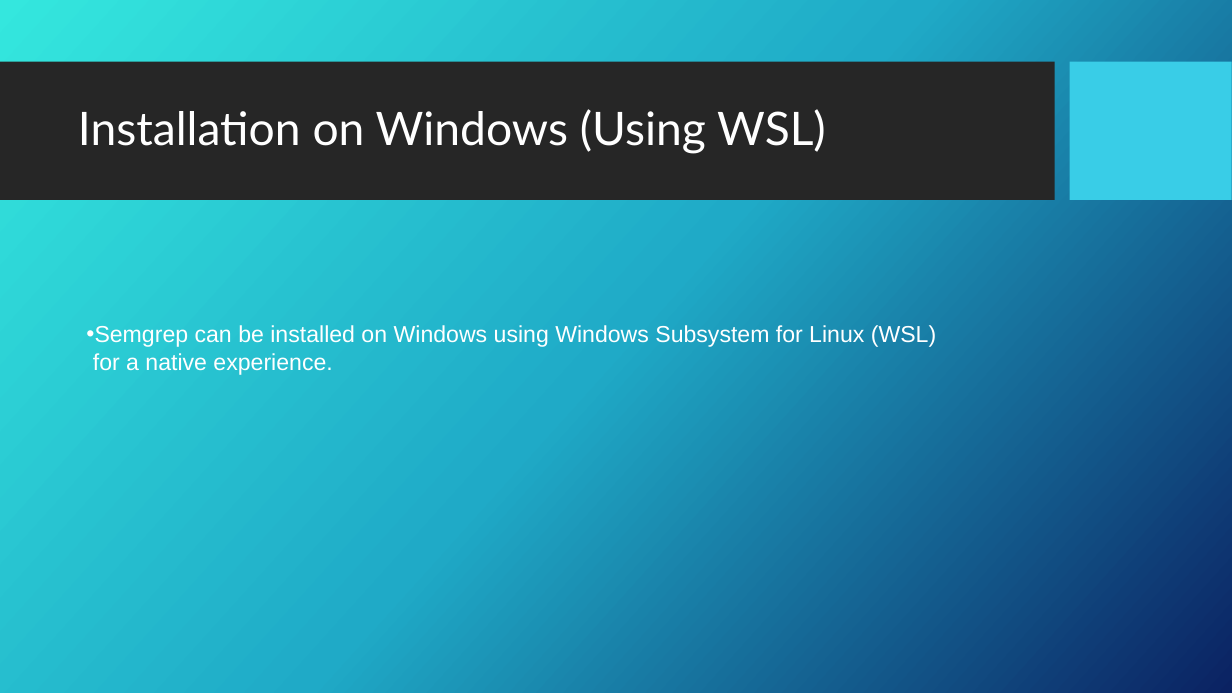
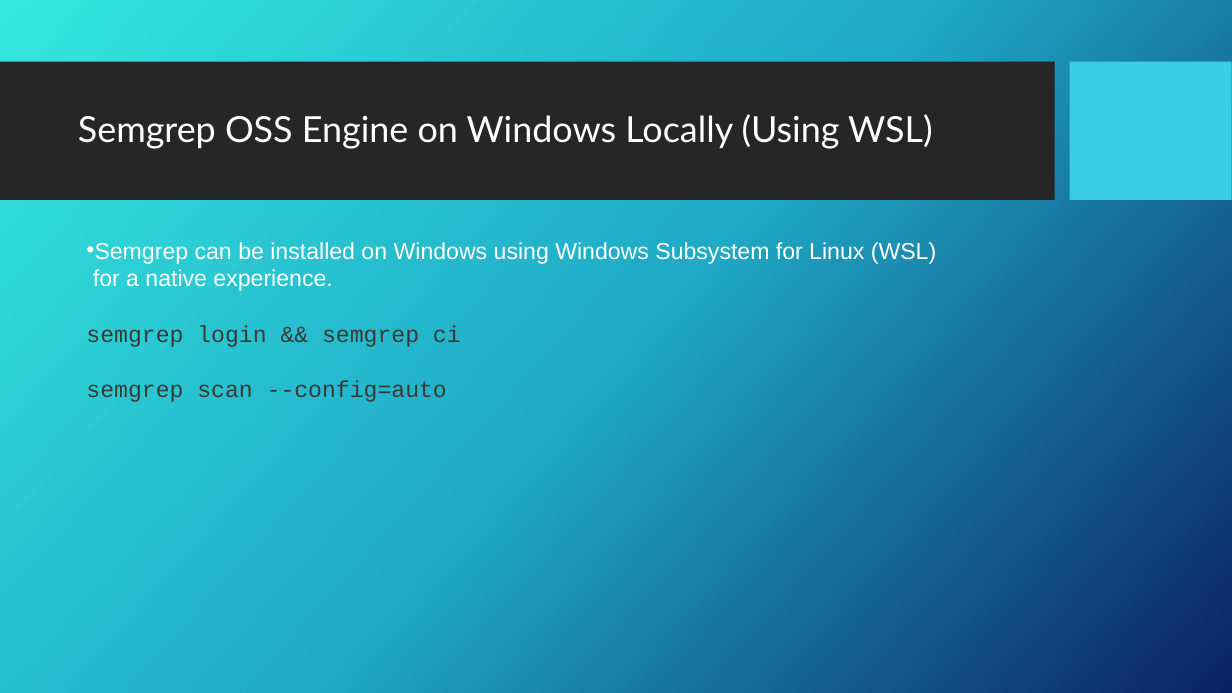
Before and after one commit to ajeesh875/pyShellSAST, a slide deck: slide 5 of SEMGREP.pptx (slide 4 before the commit). Drawn at 1232x693 pixels with LibreOffice and Linux fonts; fonts in the diff are those of the drawing; background and template pictures are left out. Boxes give left, top, right and bottom in pixels: in the first picture for what was removed or moved away, otherwise in the second. Text is boxed around its words. In the diff, an @@ line names an element or a change of style, - is before the commit and + after.

```diff
--- a/SEMGREP.pptx
+++ b/SEMGREP.pptx
@@ title at [78, 114, 932, 149]: text changed; size 36 to 28 pt @@
-Installation on Windows (Using WSL)
+Semgrep OSS Engine on Windows Locally (Using WSL)
@@ text "Semgrep can be installed on ...": place and size @@
-text "Semgrep can be installed on ..." at [86, 325, 936, 375]
+text "Semgrep can be installed on ..." at [86, 242, 936, 402]
@@ text at [86, 325, 461, 402]: paragraphs added @@
+semgrep login && semgrep ci
+semgrep scan --config=auto
```
Also in this commit, not shown: 3 other slides changed, 9 slides added, 1 slide removed.
